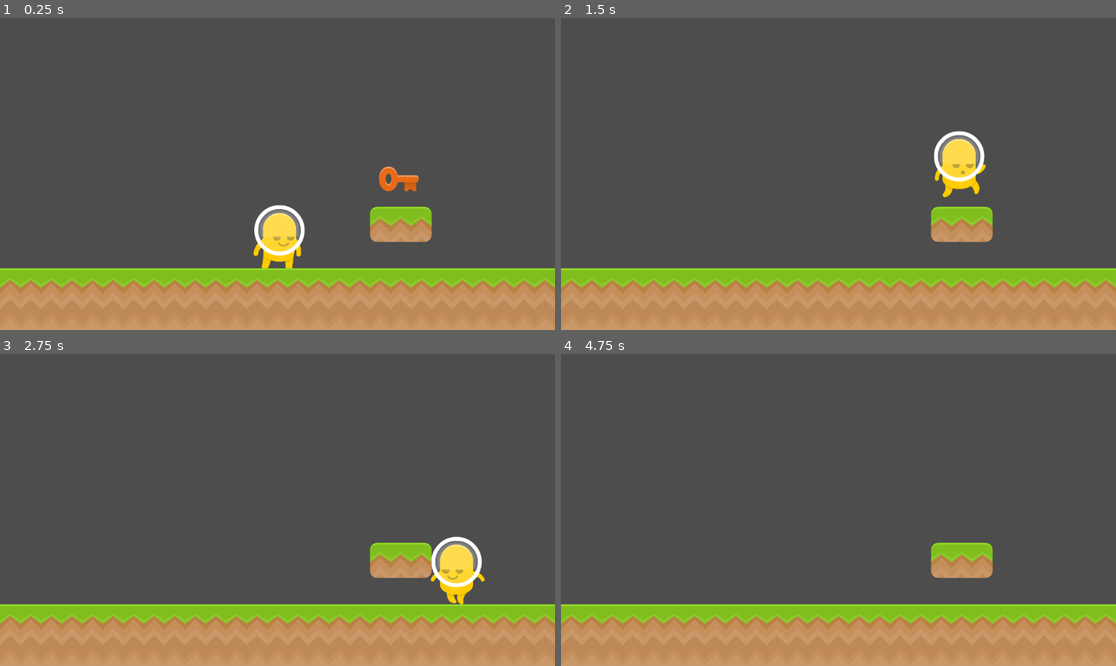
Above: before the commit, frames 1-4 (two rows, left to right).
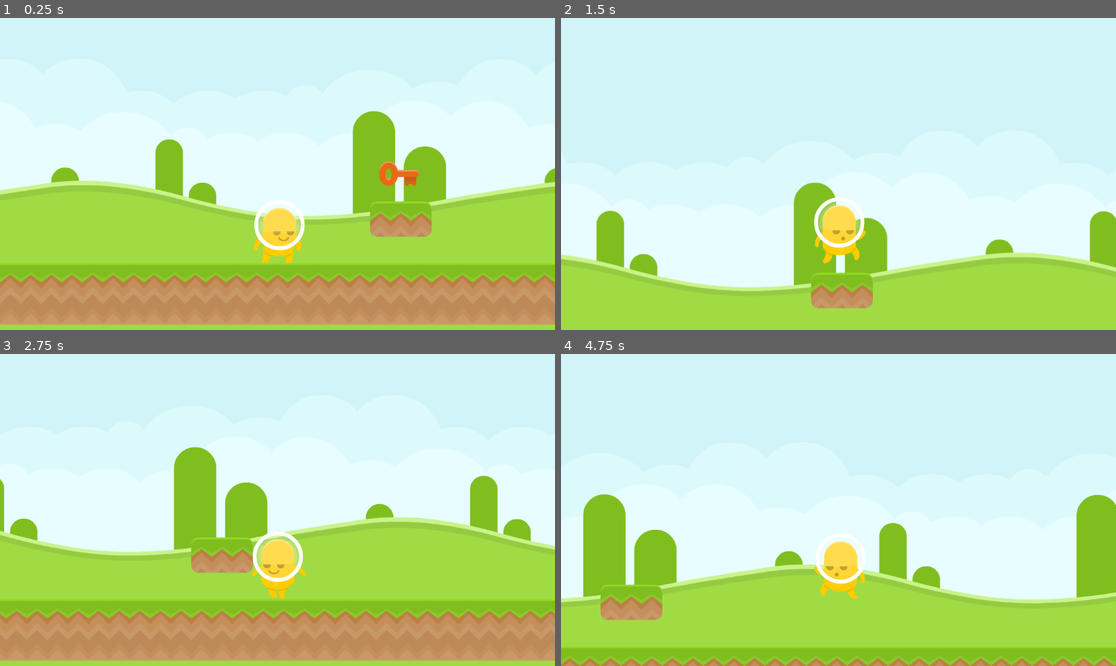
Above: after the commit, the same moments.

Repository: bsu-cs315/P2-Grigsby
Game: Godot game, scene res://world/world.tscn
The game is run twice, just before and just after one commit, with the same random seed, the same clock (stepped at 60 frames per second) and the same inputs. Sound files missing from this copy of the repository are replaced by a short silence.
Inputs:
- Up to frame 1 (0.25 s): no input
- Up to frame 2 (1.5 s): tap Enter at 0.5 s; hold Right (right) from 0.53 s (still down); tap Space (jump) at 0.77 s
- Up to frame 3 (2.75 s): tap Space (jump) at 1.52 s; release Right (right) at 2.03 s; hold Left (left) from 2.03 s (still down)
- Up to frame 4 (4.75 s): release Left (left) at 2.78 s; hold Right (right) 2.78-4.28 s; tap Space (jump) at 3.02, 3.77, 4.52 s; hold Left (left) from 4.28 s (still down)

The runs differ from the first frame. In frame 1, 83% of the frame differs, in the area x 0-100%, y 0-100%; in frame 2, 99%; in frame 3, 84%; in frame 4, 100%.

Commit message:
Added background and camera following player

Diff:
--- a/world/world.tscn
+++ b/world/world.tscn
@@ -1,5 +1,6 @@
-[gd_scene load_steps=8 format=3 uid="uid://deem85ibepcbg"]
+[gd_scene load_steps=9 format=3 uid="uid://deem85ibepcbg"]
 
+[ext_resource type="Texture2D" uid="uid://p2guu115nv7l" path="res://world/colored_grass.png" id="1_1m07n"]
 [ext_resource type="PackedScene" uid="uid://ccnffv47qghcq" path="res://alien/alien.tscn" id="1_up166"]
 [ext_resource type="Texture2D" uid="uid://bs8qvgyx4tsaa" path="res://world/grassMid.png" id="2_qwpd4"]
 [ext_resource type="PackedScene" uid="uid://fd5qkmqs2fc2" path="res://objects/key.tscn" id="2_uodjw"]
@@ -29,8 +30,19 @@
 
 [node name="World" type="Node2D"]
 
+[node name="ColoredGrass" type="Sprite2D" parent="."]
+position = Vector2(512, 254)
+texture = ExtResource("1_1m07n")
+
+[node name="ColoredGrass2" type="Sprite2D" parent="."]
+position = Vector2(1536, 255)
+texture = ExtResource("1_1m07n")
+
 [node name="Alien" parent="." instance=ExtResource("1_up166")]
 position = Vector2(579, 382)
+
+[node name="Camera2D" type="Camera2D" parent="Alien"]
+position = Vector2(-3, -57)
 
 [node name="key" parent="." instance=ExtResource("2_uodjw")]
 position = Vector2(827, 334)
@@ -39,4 +51,4 @@
 position = Vector2(640, 520)
 tile_set = SubResource("TileSet_n514d")
 format = 2
-layer_0/tile_data = PackedInt32Array(3, 0, 0, 2, 0, 0, 1, 0, 0, 0, 0, 0, 65535, 0, 0, 65534, 0, 0, 65533, 0, 0, 65532, 0, 0, 65531, 0, 0, -65535, 1, 0)
+layer_0/tile_data = PackedInt32Array(3, 0, 0, 2, 0, 0, 1, 0, 0, 0, 0, 0, 65535, 0, 0, 65534, 0, 0, 65533, 0, 0, 65532, 0, 0, 65531, 0, 0, -65535, 1, 0, 4, 0, 0, 5, 0, 0, 6, 0, 0, 7, 0, 0, 8, 0, 0, 9, 0, 0, 10, 0, 0)
Binary file added: world/colored_grass.png
Not shown, added: world/colored_grass.png.import
